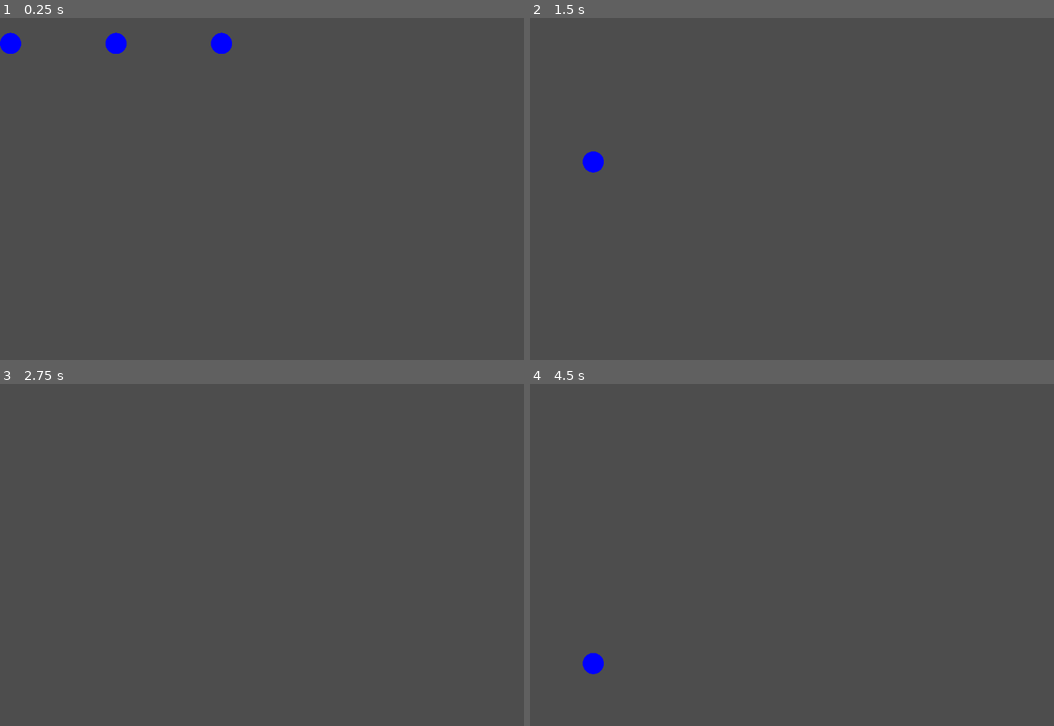
Above: before the commit, frames 1-4 (two rows, left to right).
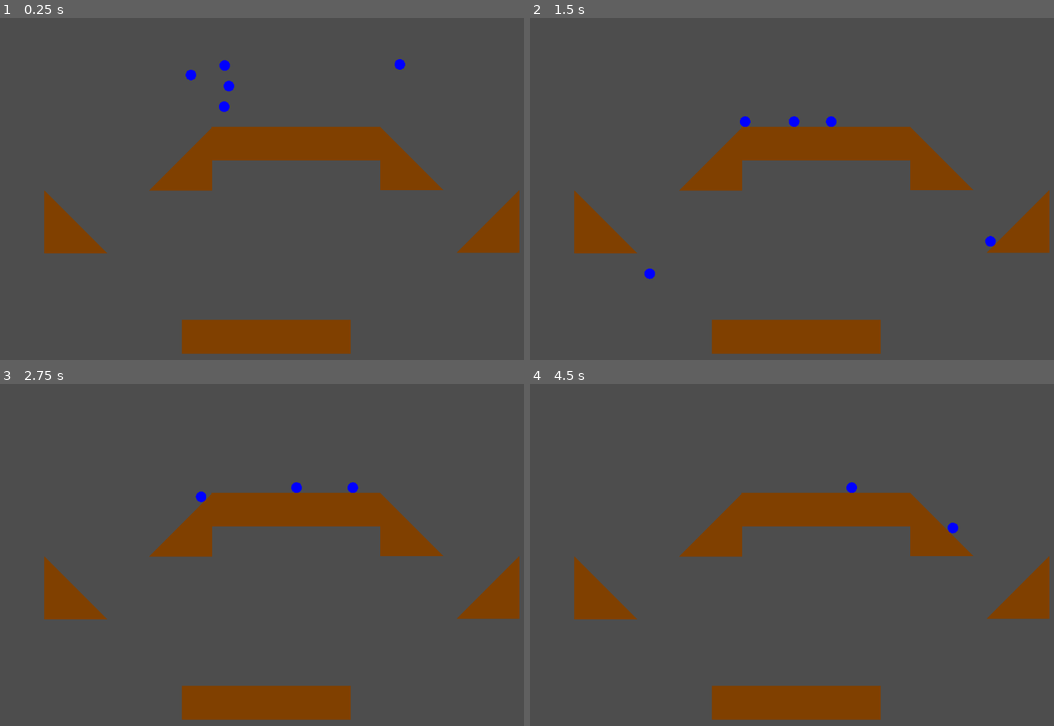
Above: after the commit, the same moments.

Repository: Alex-Onceanu/LD58
Game: Godot game, scene res://main.tscn
The game is run twice, just before and just after one commit, with the same random seed, the same clock (stepped at 60 frames per second) and the same inputs. The project has no main scene, so this scene is started directly.
Inputs:
- Up to frame 1 (0.25 s): no input
- Up to frame 2 (1.5 s): tap Tab (space) at 0.6, 1.35 s
- Up to frame 3 (2.75 s): tap Tab (space) at 2.1 s
- Up to frame 4 (4.5 s): tap Tab (space) at 2.85, 3.6, 4.35 s

The runs differ from the first frame. In frame 1, 12% of the frame differs, in the area x 0-100%, y 4-99%; in frame 2, 11%; in frame 3, 11%; in frame 4, 11%.
Error after the commit: Cannot call method 'duplicate' on a null value. (res://physics.gd:12)

Commit message:
a bit more physics

Diff:
--- a/main.tscn
+++ b/main.tscn
@@ -1,17 +1,49 @@
-[gd_scene load_steps=3 format=3 uid="uid://c6dd3yagmchk6"]
+[gd_scene load_steps=7 format=3 uid="uid://c6dd3yagmchk6"]
 
 [ext_resource type="Script" uid="uid://d27hemy4b4r3l" path="res://physics.gd" id="2_0xm2m"]
 [ext_resource type="PackedScene" uid="uid://cymonoxf3tu0a" path="res://physics_marble.tscn" id="2_h2yge"]
+[ext_resource type="Script" uid="uid://cg3jlcqsnwk5b" path="res://obstacles.gd" id="3_1bvp3"]
+[ext_resource type="PackedScene" uid="uid://dbhuyg21ivae2" path="res://physics_obstacle.tscn" id="4_lquwl"]
+[ext_resource type="PackedScene" uid="uid://bqm2bx6jx6xym" path="res://physics_obstacle2.tscn" id="5_lquwl"]
+[ext_resource type="PackedScene" uid="uid://unbcvdd4wr00" path="res://slope2.tscn" id="6_7mycd"]
 
 [node name="main" type="Node2D"]
+
+[node name="obstacles" type="Node2D" parent="."]
+script = ExtResource("3_1bvp3")
+
+[node name="Obstacle" parent="obstacles" instance=ExtResource("4_lquwl")]
+position = Vector2(345, 572)
+
+[node name="Obstacle2" parent="obstacles" instance=ExtResource("4_lquwl")]
+position = Vector2(401, 206)
+
+[node name="Slope" parent="obstacles" instance=ExtResource("5_lquwl")]
+position = Vector2(84, 326)
+
+[node name="Slope2" parent="obstacles" instance=ExtResource("5_lquwl")]
+position = Vector2(721, 206)
+
+[node name="LSlope" parent="obstacles" instance=ExtResource("6_7mycd")]
+position = Vector2(865, 325)
+
+[node name="LSlope2" parent="obstacles" instance=ExtResource("6_7mycd")]
+position = Vector2(282, 207)
 
 [node name="marbles" type="Node2D" parent="."]
 script = ExtResource("2_0xm2m")
 
-[node name="PhysicsMarble" parent="marbles" instance=ExtResource("2_h2yge")]
+[node name="Marble" parent="marbles" instance=ExtResource("2_h2yge")]
+position = Vector2(424, 85)
 
-[node name="PhysicsMarble2" parent="marbles" instance=ExtResource("2_h2yge")]
-position = Vector2(200, 0)
+[node name="Marble2" parent="marbles" instance=ExtResource("2_h2yge")]
+position = Vector2(415, 124)
 
-[node name="PhysicsMarble3" parent="marbles" instance=ExtResource("2_h2yge")]
-position = Vector2(400, 0)
+[node name="Marble3" parent="marbles" instance=ExtResource("2_h2yge")]
+position = Vector2(352, 64)
+
+[node name="Marble4" parent="marbles" instance=ExtResource("2_h2yge")]
+position = Vector2(748, 44)
+
+[node name="Marble5" parent="marbles" instance=ExtResource("2_h2yge")]
+position = Vector2(416, 46)
--- /dev/null
+++ b/obstacle.gdshader
@@ -0,0 +1,18 @@
+shader_type canvas_item;
+
+void vertex() {
+	// Called for every vertex the material is visible on.
+}
+
+void fragment() {
+	if (UV.y<0.2){
+		COLOR = vec4(0.5,0.25,0.,1.0);
+	} else {
+		COLOR = vec4(0.,0.,0.,0.);
+	}
+}
+
+//void light() {
+//	// Called for every pixel for every light affecting the CanvasItem.
+//	// Uncomment to replace the default light processing function with this one.
+//}
--- /dev/null
+++ b/obstacle2.gdshader
@@ -0,0 +1,18 @@
+shader_type canvas_item;
+
+void vertex() {
+	// Called for every vertex the material is visible on.
+}
+
+void fragment() {
+	if (UV.y>UV.x){
+		COLOR = vec4(0.5,0.25,0.0,1.0);
+	} else {
+		COLOR = vec4(0.,0.,0.,0.);
+	}
+}
+
+//void light() {
+//	// Called for every pixel for every light affecting the CanvasItem.
+//	// Uncomment to replace the default light processing function with this one.
+//}
--- /dev/null
+++ b/obstacle2_sprite.tscn
@@ -0,0 +1,14 @@
+[gd_scene load_steps=3 format=3 uid="uid://bdi7w32x7rodw"]
+
+[ext_resource type="Shader" uid="uid://bof06w1mi8ulj" path="res://obstacle2.gdshader" id="1_q2jng"]
+
+[sub_resource type="ShaderMaterial" id="ShaderMaterial_l1v70"]
+shader = ExtResource("1_q2jng")
+
+[node name="Obstacle2Sprite" type="Node2D"]
+scale = Vector2(3, 3)
+
+[node name="ColorRect" type="ColorRect" parent="."]
+material = SubResource("ShaderMaterial_l1v70")
+offset_right = 40.0
+offset_bottom = 40.0
--- /dev/null
+++ b/obstacle_sprite.tscn
@@ -0,0 +1,13 @@
+[gd_scene load_steps=3 format=3 uid="uid://d4dfqxfxuhwig"]
+
+[ext_resource type="Shader" uid="uid://dd8j0oe1kal6f" path="res://obstacle.gdshader" id="1_s3mdv"]
+
+[sub_resource type="ShaderMaterial" id="ShaderMaterial_dimsg"]
+shader = ExtResource("1_s3mdv")
+
+[node name="ObstacleSprite" type="Node2D"]
+
+[node name="ColorRect" type="ColorRect" parent="."]
+material = SubResource("ShaderMaterial_dimsg")
+offset_right = 40.0
+offset_bottom = 40.0
--- /dev/null
+++ b/obstacles.gd
@@ -0,0 +1 @@
+extends Node2D
--- a/physics_marble.tscn
+++ b/physics_marble.tscn
@@ -6,11 +6,12 @@
 [sub_resource type="CircleShape2D" id="CircleShape2D_0eotb"]
 
 [node name="PhysicsMarble" type="RigidBody2D"]
+gravity_scale = 1.2
 script = ExtResource("1_bfqoe")
 
 [node name="MarbleSprite" parent="." instance=ExtResource("1_0eotb")]
+scale = Vector2(0.5, 0.5)
 
 [node name="CollisionShape2D" type="CollisionShape2D" parent="."]
-position = Vector2(20, 20)
-scale = Vector2(2, 2)
+position = Vector2(10, 10)
 shape = SubResource("CircleShape2D_0eotb")
--- /dev/null
+++ b/physics_obstacle.tscn
@@ -0,0 +1,16 @@
+[gd_scene load_steps=3 format=3 uid="uid://dbhuyg21ivae2"]
+
+[ext_resource type="PackedScene" uid="uid://d4dfqxfxuhwig" path="res://obstacle_sprite.tscn" id="1_f1fh0"]
+
+[sub_resource type="RectangleShape2D" id="RectangleShape2D_odo05"]
+size = Vector2(20, 4)
+
+[node name="StaticBody2D" type="StaticBody2D"]
+scale = Vector2(8, 8)
+
+[node name="ObstacleSprite" parent="." instance=ExtResource("1_f1fh0")]
+
+[node name="CollisionShape2D" type="CollisionShape2D" parent="."]
+position = Vector2(20, 4)
+scale = Vector2(2, 2)
+shape = SubResource("RectangleShape2D_odo05")
--- /dev/null
+++ b/physics_obstacle2.tscn
@@ -0,0 +1,13 @@
+[gd_scene load_steps=3 format=3 uid="uid://bqm2bx6jx6xym"]
+
+[ext_resource type="PackedScene" uid="uid://bdi7w32x7rodw" path="res://obstacle2_sprite.tscn" id="1_nqtxy"]
+
+[sub_resource type="SegmentShape2D" id="SegmentShape2D_42ek7"]
+b = Vector2(119, 119)
+
+[node name="StaticBody2D" type="StaticBody2D"]
+
+[node name="Obstacle2Sprite" parent="." instance=ExtResource("1_nqtxy")]
+
+[node name="CollisionShape2D" type="CollisionShape2D" parent="."]
+shape = SubResource("SegmentShape2D_42ek7")
--- /dev/null
+++ b/slope2.tscn
@@ -0,0 +1,16 @@
+[gd_scene load_steps=3 format=3 uid="uid://unbcvdd4wr00"]
+
+[ext_resource type="PackedScene" uid="uid://bdi7w32x7rodw" path="res://obstacle2_sprite.tscn" id="1_v523v"]
+
+[sub_resource type="SegmentShape2D" id="SegmentShape2D_4gl1e"]
+b = Vector2(-120, 120)
+
+[node name="StaticBody2D" type="StaticBody2D"]
+
+[node name="Obstacle2Sprite" parent="." instance=ExtResource("1_v523v")]
+position = Vector2(0, 120)
+rotation = -1.5707964
+
+[node name="CollisionShape2D" type="CollisionShape2D" parent="."]
+position = Vector2(120, 0)
+shape = SubResource("SegmentShape2D_4gl1e")
Not shown, added: obstacle.gdshader.uid
Not shown, added: obstacle2.gdshader.uid
Not shown, added: obstacles.gd.uid
